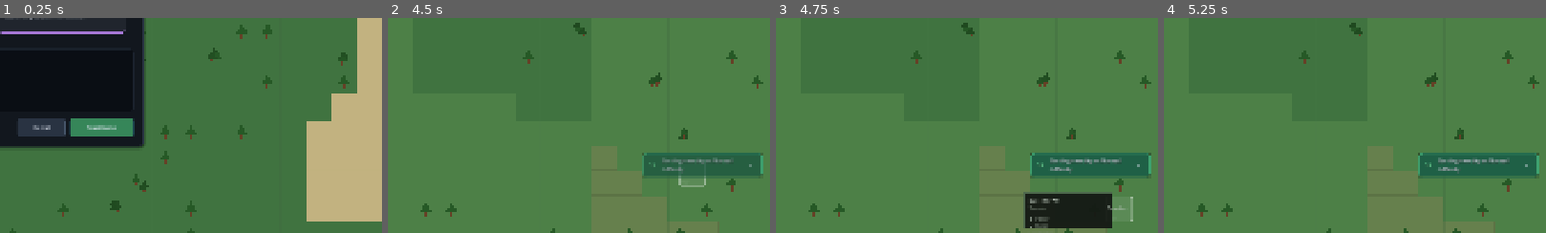
Above: before the commit, frames 1-4 (left to right).
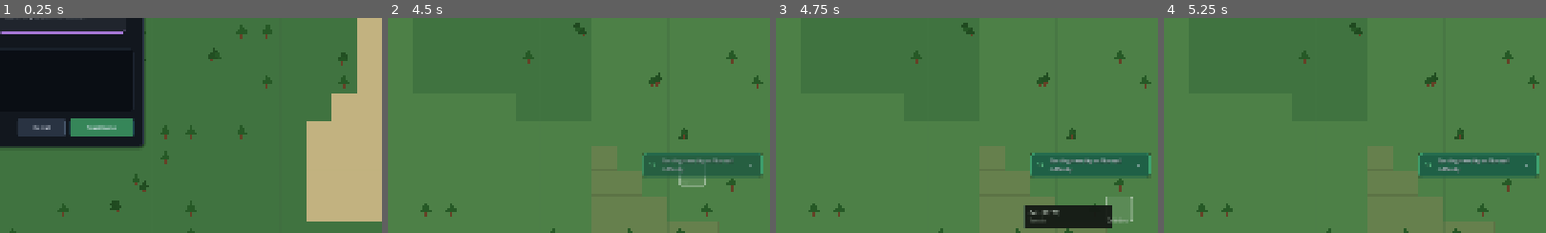
Above: after the commit, the same moments.

Repository: oudsteyn/silicon-springs
Game: Godot game, scene res://scenes/main.tscn
Same seed, same stepped clock (60 frames per second), same inputs: the game is played once before the commit and once after it.
Inputs:
- Up to frame 1 (0.25 s): no input
- Up to frame 2 (4.5 s): click "Easy Perfect for learning the…" at 0.5 s; click "Easy Perfect for learning the…" at 1.25 s; click "Normal Balanced challenge for…" at 2 s; click "Normal Balanced challenge for…" at 2.75 s; click "Start Game" at 3.5 s; click "Start Game" at 4.25 s
- Up to frame 3 (4.75 s): no input
- Up to frame 4 (5.25 s): click ">" at 5 s
The pictures show only the part of the screen within x 50-100%, y 50-100%; the shares and areas given below are measured in that part.

Frames 1-2 are identical in both runs. In frame 3, 1.6% of the frame differs, in the area x 65-93%, y 81-98%; in frame 4, nothing differs.
Error after the commit: Parse Error: Function "_get_zone_name()" not found in base self. (res://src/systems/zoning_system.gd:288)

Commit message:
Make get_zone_name function public in ZoningSystem
Co-Authored-By: Claude Opus 4.5 <noreply@anthropic.com>

Diff:
--- a/src/systems/zoning_system.gd
+++ b/src/systems/zoning_system.gd
@@ -489,7 +489,7 @@
 			GameState.industrial_zones += delta
 
 
-func _get_zone_name(zone_type: int) -> String:
+func get_zone_name(zone_type: int) -> String:
 	match zone_type:
 		ZoneType.RESIDENTIAL_LOW: return "Residential (Low)"
 		ZoneType.RESIDENTIAL_MED: return "Residential (Med)"
